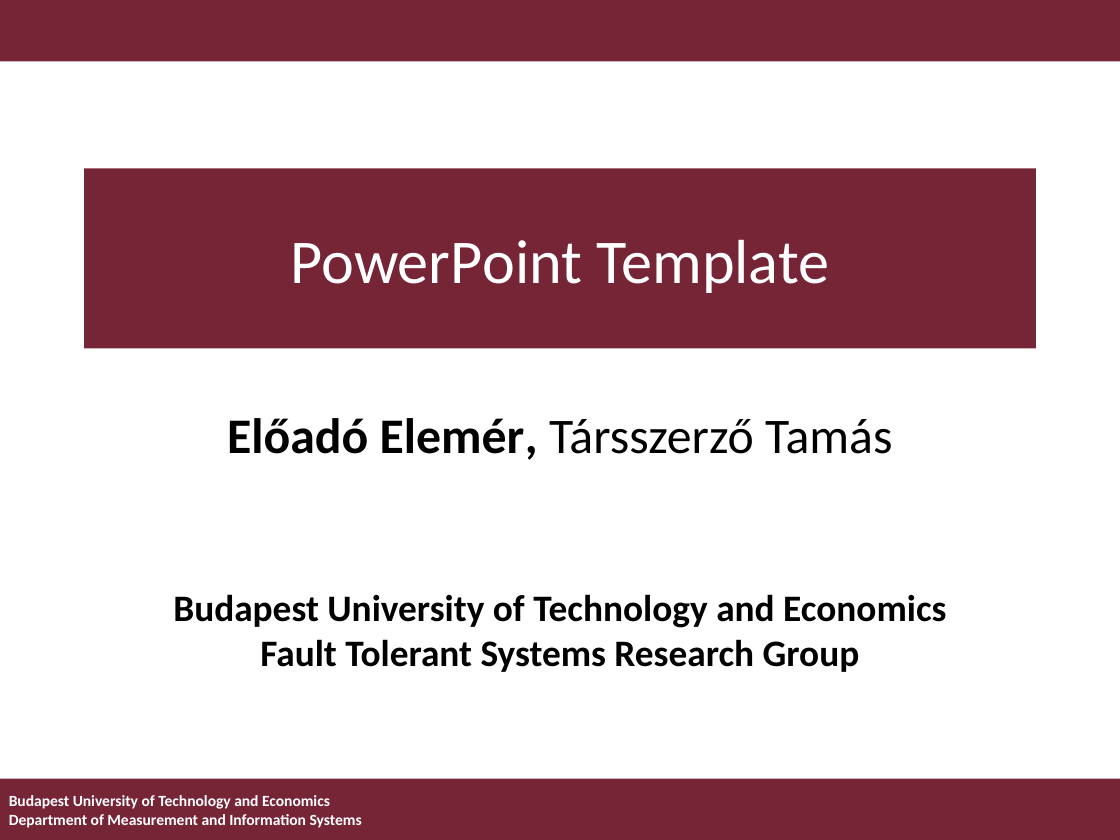
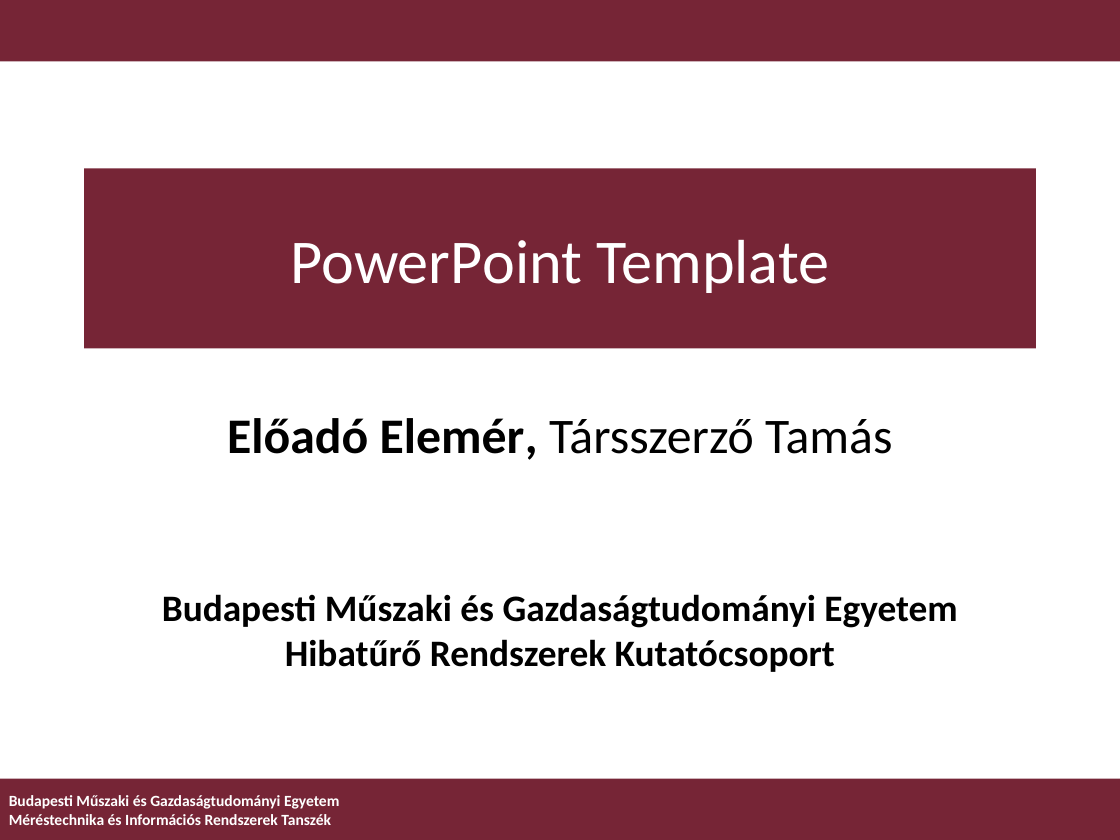
Before and after one commit to ftsrg/templates, a slide deck: slide 1 of templates/ftsrg-presentation.pptx. Drawn at 1120x840 pixels with LibreOffice and Linux fonts; fonts in the diff are those of the drawing; background and template pictures are left out. Boxes give left, top, right and bottom in pixels: in the first picture for what was removed or moved away, otherwise in the second. Text is boxed around its words. In the diff, an @@ line names an element or a change of style, - is before the commit and + after.

```diff
--- a/templates/ftsrg-presentation.pptx
+++ b/templates/ftsrg-presentation.pptx
@@ text at box(162, 594, 957, 672): text changed @@
-Budapest University of Technology and Economics
-Fault Tolerant Systems Research Group
+Budapesti Műszaki és Gazdaságtudományi Egyetem
+Hibatűrő Rendszerek Kutatócsoport
@@ text at box(9, 795, 339, 825): text changed @@
-Budapest University of Technology and Economics
-Department of Measurement and Information Systems
+Budapesti Műszaki és Gazdaságtudományi Egyetem
+Méréstechnika és Információs Rendszerek Tanszék
```
Also in this commit, not shown: 1 other file.
